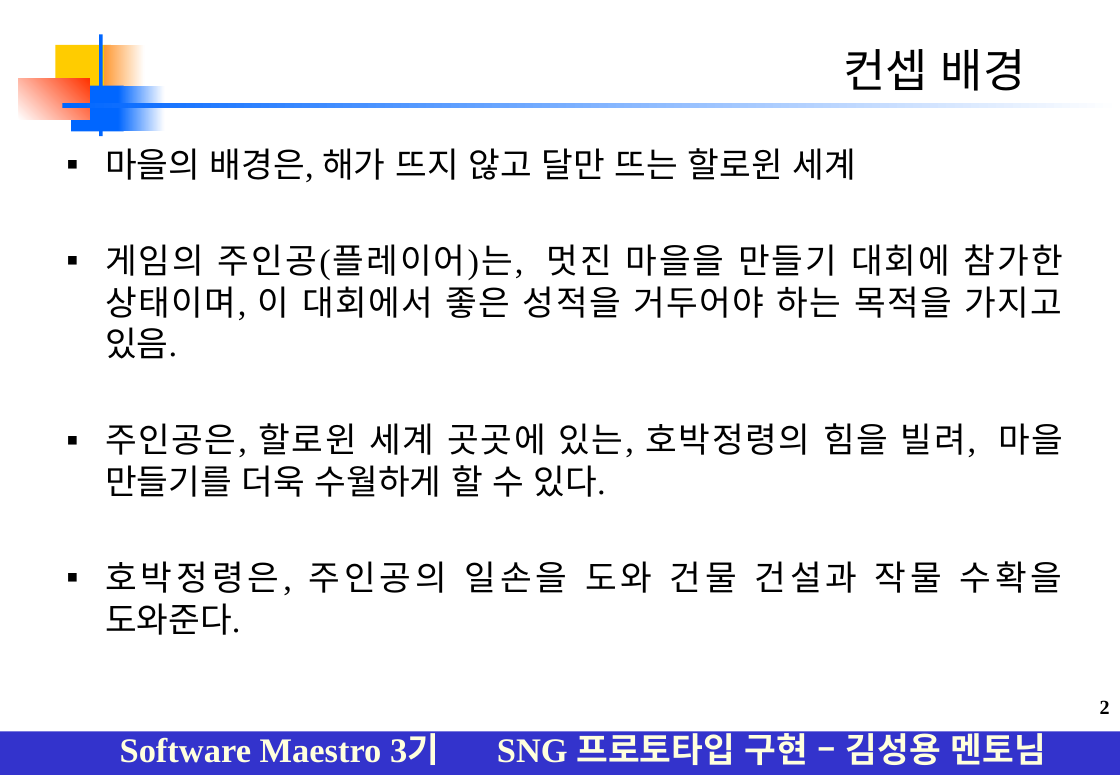
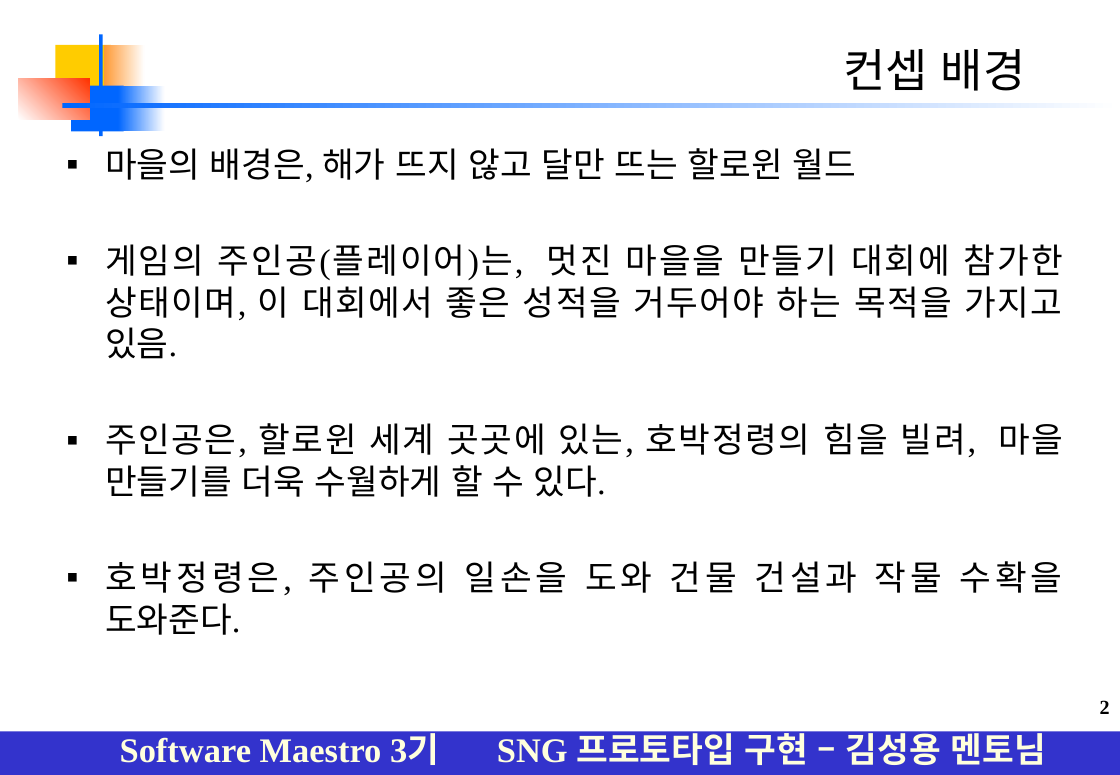
Before and after one commit to swmaestro/MobileSNG, a slide deck: slide 2 of Document/박진/기획 ppt 7월 17일 기획제안서.pptx. Drawn at 1120x775 pixels with LibreOffice and Linux fonts; fonts in the diff are those of the drawing; background and template pictures are left out. Boxes give left, top, right and bottom in pixels: in the first picture for what was removed or moved away, otherwise in the second. Text is boxed around its words. In the diff, an @@ line names an element or a change of style, - is before the commit and + after.

Commit message:
단어 수정

```diff
--- a/Document/박진/기획 ppt 7월 17일 기획제안서.pptx
+++ b/Document/박진/기획 ppt 7월 17일 기획제안서.pptx
@@ text at (105,148,855,182): text changed @@
-▪ 마을의 배경은, 해가 뜨지 않고 달만 뜨는 할로윈 세계
+▪ 마을의 배경은, 해가 뜨지 않고 달만 뜨는 할로윈 월드
```
